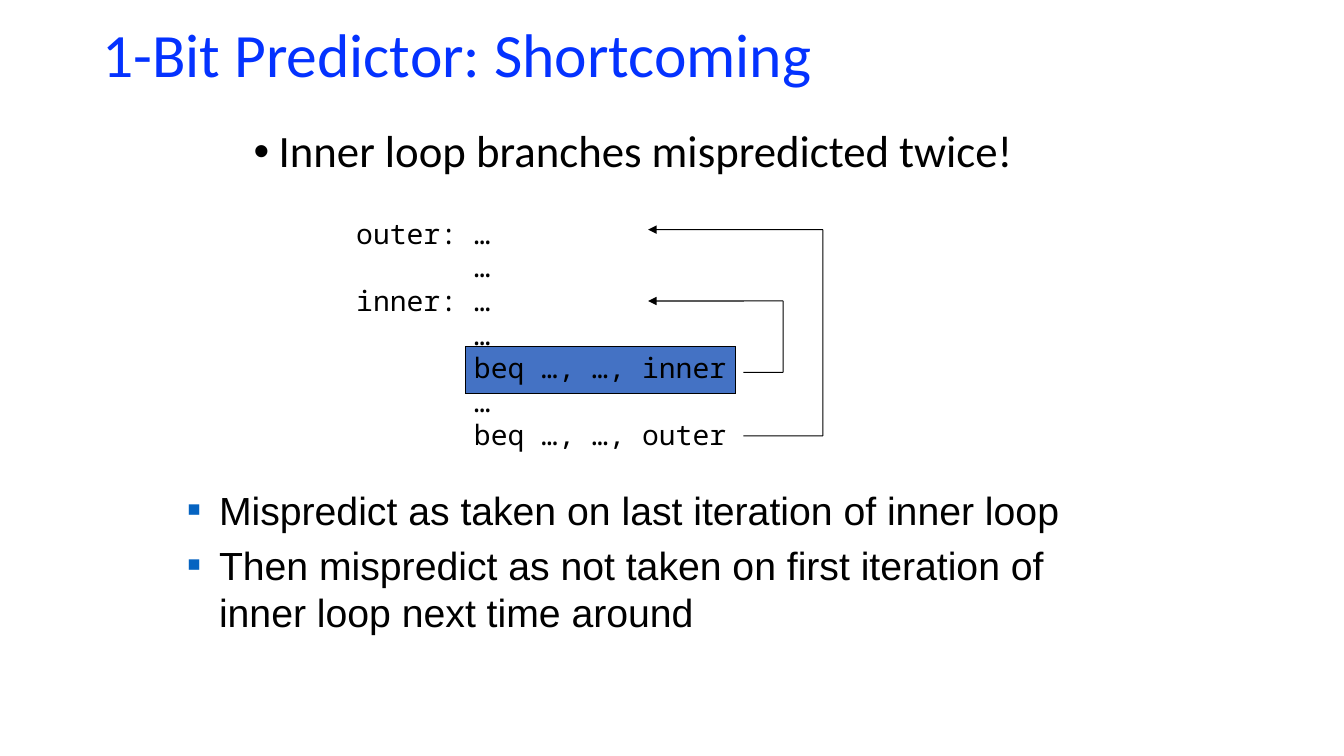
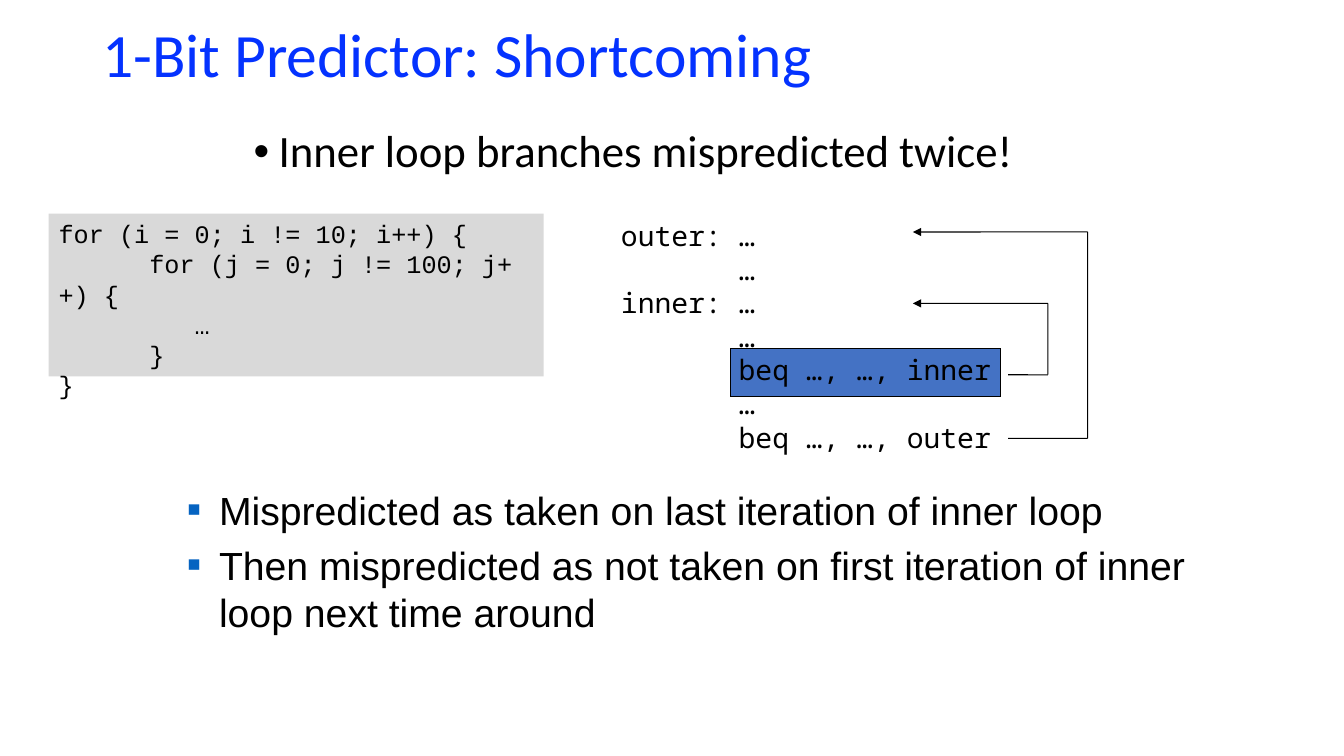
Before and after one commit to NYU-CSO/nyu-cso.github.io, a slide deck: slide 26 of notes/arch-cpu-pipeline.pptx (slide 22 before the commit). Drawn at 1344x756 pixels with LibreOffice and Linux fonts; fonts in the diff are those of the drawing. Boxes give left, top, right and bottom in pixels: in the first picture for what was removed or moved away, otherwise in the second. Text is boxed around its words. In the diff, an @@ line names an element or a change of style, - is before the commit and + after.

```diff
--- a/notes/arch-cpu-pipeline.pptx
+++ b/notes/arch-cpu-pipeline.pptx
@@ rectangle added at (48,214,543,377), fill #D9D9D9, 18 pt, text #000000 @@
+for (i = 0; i != 10; i++) {
+for (j = 0; j != 100; j++) {
+…
+}
+}
@@ 2 arrows, 2 lines, 1 text: place and size @@
-2 arrows, 2 lines, 1 text at (356,225,823,452)
+2 arrows, 2 lines, 1 text at (621,227,1088,455)
@@ 2 lines, 1 rectangle: place and size @@
-2 lines, 1 rectangle at (466,346,823,436)
+2 lines, 1 rectangle at (731,349,1088,439)
@@ text at (219,496,1185,635): text changed @@
-  ■ Mispredict as taken on last iteration of inner loop
-  ■ Then mispredict as not taken on first iteration of inner loop next time around
+  ■ Mispredicted as taken on last iteration of inner loop
+  ■ Then mispredicted as not taken on first iteration of inner loop next time around
```
Also in this commit, not shown: 9 other slides changed, 4 slides added, 2 other files.
